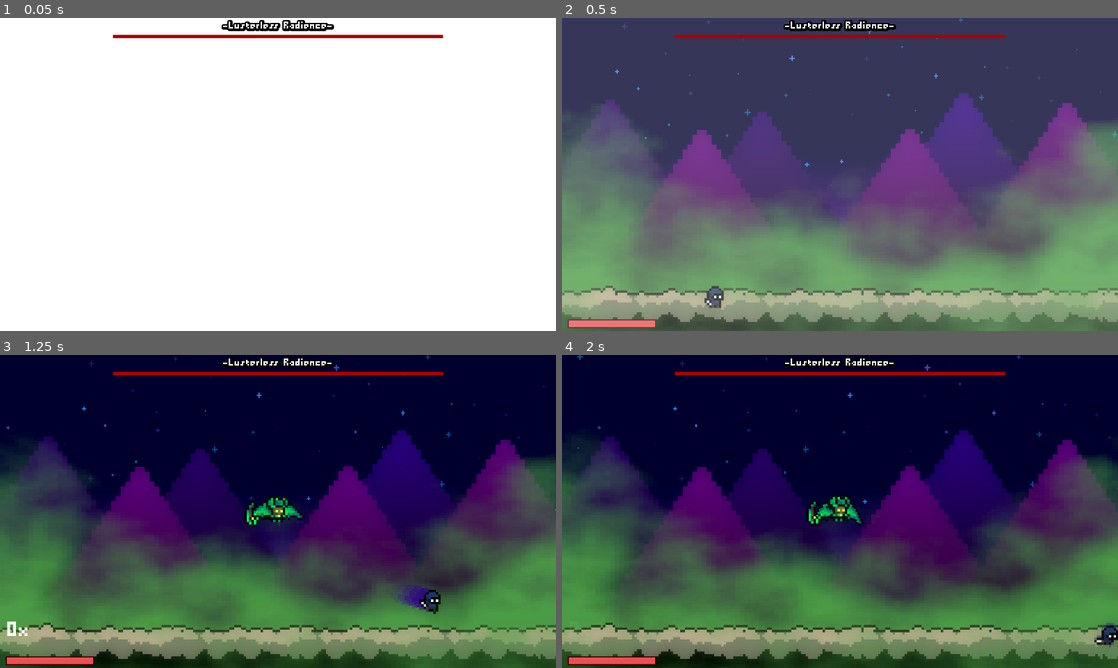
Above: before the commit, frames 1-4 (two rows, left to right).
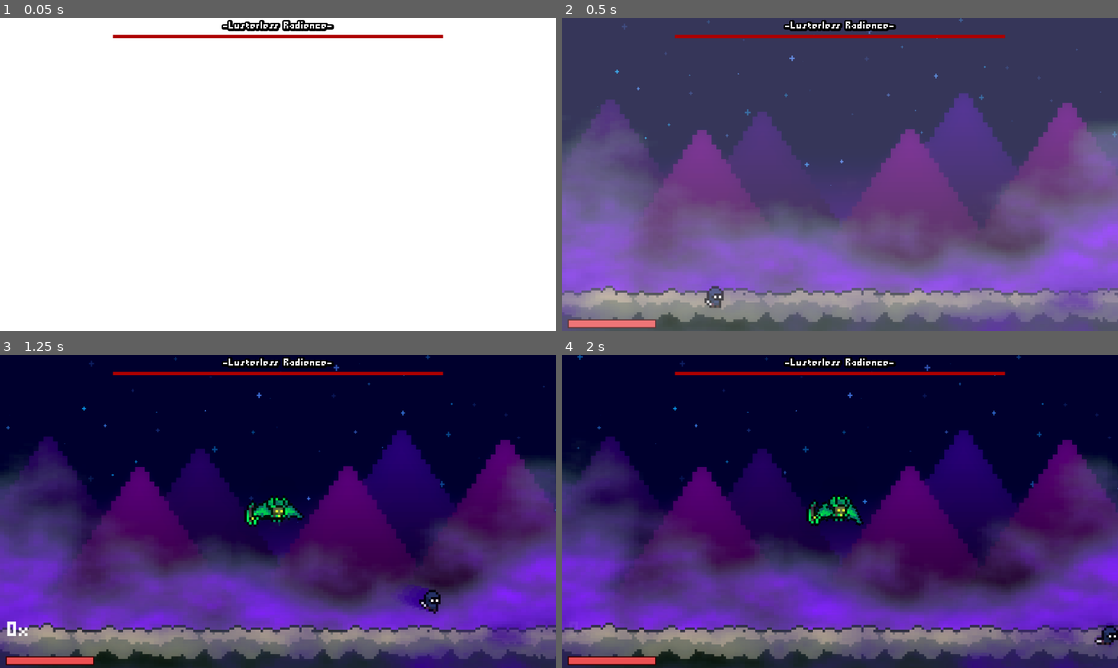
Above: after the commit, the same moments.

Repository: ArandomPsi/returntosender
Game: Godot game, scene res://scenes/lambentdomain.tscn
Same seed, same stepped clock (60 frames per second), same inputs: the game is played once before the commit and once after it. This scene is started directly instead of the project's main scene. Sound files missing from this copy of the repository are replaced by a short silence.
Inputs:
- Up to frame 1 (0.05 s): no input
- Up to frame 2 (0.5 s): no input
- Up to frame 3 (1.25 s): hold Right (right) from 0.53 s (still down); tap Space (basicattack) at 0.6 s; tap Up (up) at 0.77 s
- Up to frame 4 (2 s): keep holding Right (right); tap Space (basicattack) at 1.35 s; tap Up (up) at 1.52 s

Frame 1 is identical in both runs. In frame 2, 31% of the frame differs, in the area x 0-100%, y 36-100%; in frame 3, 39%; in frame 4, 39%, in the area x 0-100%, y 30-100%.

Commit message:
green bats lol

Diff:
--- a/assets/hyperbats.svg
+++ b/assets/hyperbats.svg
@@ -1 +1 @@
-<svg version="1.1" xmlns="http://www.w3.org/2000/svg" xmlns: …(97 unchanged characters)… 25186"><g transform="translate(-199.96881,-166.27006)"><g fill="#9966ff" stroke="none" stroke-width="0" stroke-miterlimit="10"><path d="M218.80949,194.52192l-18.84067,-18.84067l19.22965,-6.58798l18.4517,6.58798z"/><path d="M242.36701,175.68125l18.4517,-6.58798l19.22965,6.58798l-18.84067,18.84067z"/><path d="M249.04365,180c0,6.44474 -9.04365,11.66923 -9.04365,11.66923c0,0 -9.04365,-5.22449 -9.04365,-11.66923c0,-6.44474 4.04898,-11.66923 9.04365,-11.66923c4.99467,0 9.04365,5.22449 9.04365,11.66923z"/><path d="M237.46652,176.34052l-4.43224,-3.63655l2.50518,-6.4339l4.43224,3.63655z"/><path d="M239.81971,169.90661l4.43224,-3.63655l2.50518,6.4339l-4.43224,3.63655z"/></g></g></svg><!--rotationCenter:40.03118572038605:13.72994156091923-->
+<svg version="1.1" xmlns="http://www.w3.org/2000/svg" xmlns: …(97 unchanged characters)… 25186"><g transform="translate(-199.96882,-166.27006)"><g fill="#66ff70" stroke="none" stroke-width="0" stroke-miterlimit="10"><path d="M218.80949,194.52192l-18.84067,-18.84067l19.22965,-6.58798l18.4517,6.58798z"/><path d="M242.36701,175.68125l18.4517,-6.58798l19.22965,6.58798l-18.84067,18.84067z"/><path d="M249.04365,180c0,6.44474 -9.04365,11.66923 -9.04365,11.66923c0,0 -9.04365,-5.22449 -9.04365,-11.66923c0,-6.44474 4.04898,-11.66923 9.04365,-11.66923c4.99467,0 9.04365,5.22449 9.04365,11.66923z"/><path d="M237.46652,176.34052l-4.43224,-3.63655l2.50518,-6.4339l4.43224,3.63655z"/><path d="M239.81971,169.90661l4.43224,-3.63655l2.50518,6.4339l-4.43224,3.63655z"/></g></g></svg><!--rotationCenter:40.03117572038602:13.72994156091923-->
--- a/scenes/lambentdomain.tscn
+++ b/scenes/lambentdomain.tscn
@@ -48,8 +48,8 @@
 noise = SubResource("FastNoiseLite_l126s")
 
 [sub_resource type="Gradient" id="Gradient_jm8e2"]
-offsets = PackedFloat32Array(0.475936, 0.721925)
-colors = PackedColorArray(0.219, 0.45, 0.2025, 0, 0.219, 0.45, 0.2025, 1)
+offsets = PackedFloat32Array(0.510695, 0.721925)
+colors = PackedColorArray(0.219, 0.45, 0.2025, 0, 0.483334, 0, 1, 1)
 
 [sub_resource type="GradientTexture1D" id="GradientTexture1D_qkuca"]
 gradient = SubResource("Gradient_jm8e2")
@@ -80,8 +80,8 @@
 noise = SubResource("FastNoiseLite_gvyxd")
 
 [sub_resource type="Gradient" id="Gradient_v2dvb"]
-offsets = PackedFloat32Array(0.566845, 1)
-colors = PackedColorArray(0.219, 0.45, 0.2025, 0, 0.219, 0.45, 0.2025, 1)
+offsets = PackedFloat32Array(0.550802, 0.893048)
+colors = PackedColorArray(0.219, 0.45, 0.2025, 0, 0.165, 0, 0.45, 1)
 
 [sub_resource type="GradientTexture1D" id="GradientTexture1D_uu7q3"]
 gradient = SubResource("Gradient_v2dvb")
